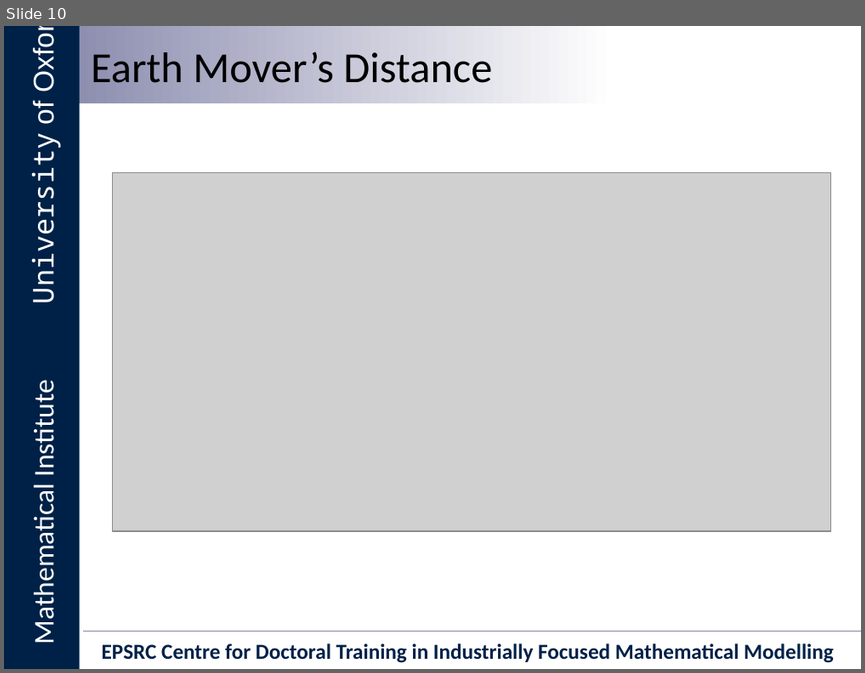
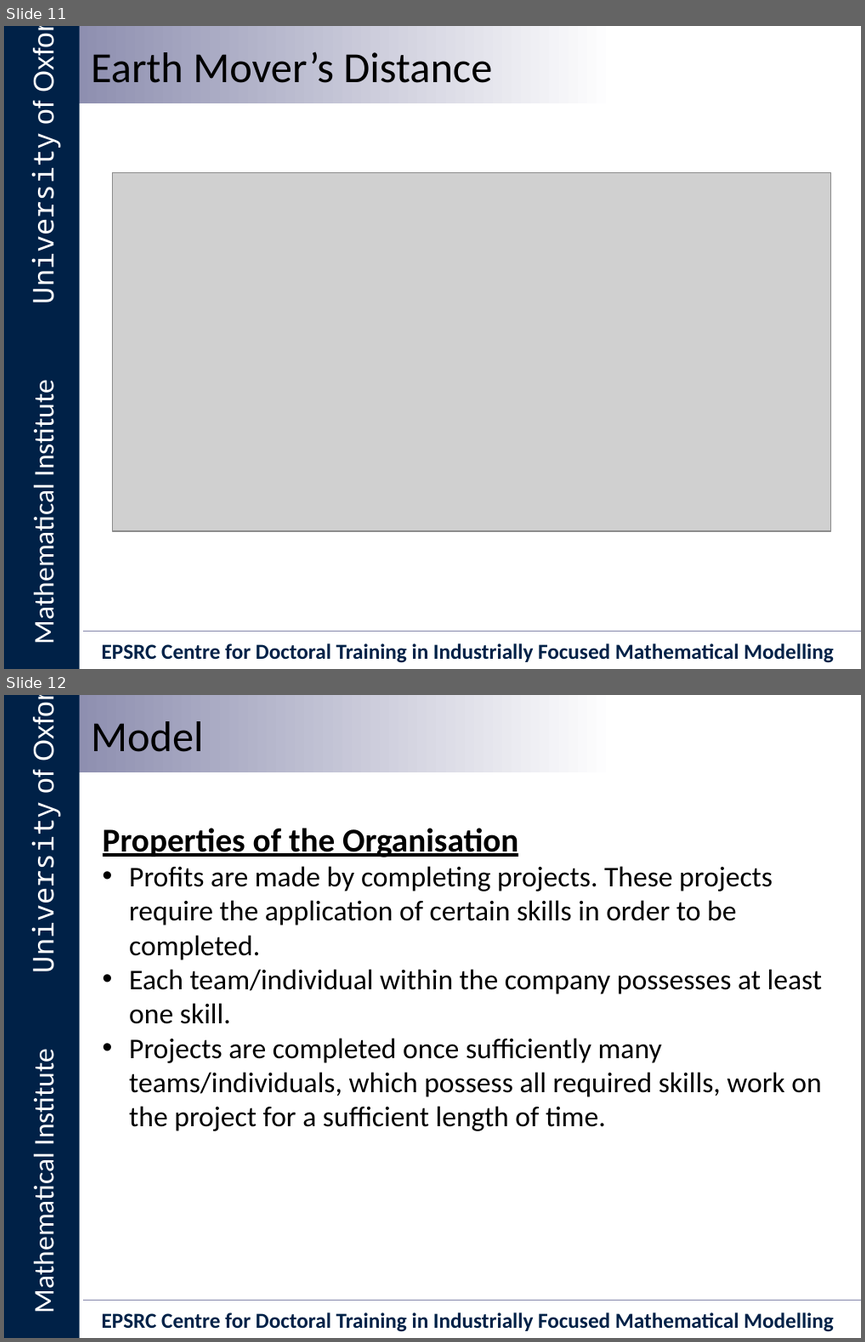
Before and after one commit to Ectheleon/IIT-Mini-Project, a slide deck: Writeup/Presentation/Integrated Information Theory for Organisational Consciousness.pptx. Shown one above the other, each under a label of ours: slide 10 before the commit, slides 11 and 12 after it. The pictures are 865x673 and 865x1342 pixels, drawn with LibreOffice and Linux fonts; fonts in the diff are those of the drawing; grey boxes stand for pictures; background and template pictures are left out. Boxes give left, top, right and bottom in pixels: in the first picture for what was removed or moved away, otherwise in the second. Text is boxed around its words. In the diff, an @@ line names an element or a change of style, - is before the commit and + after.

Commit message:
Added slides describing model. Nearly finished...

```diff
--- a/Writeup/Presentation/Integrated Information Theory for Organisational Consciousness.pptx
+++ b/Writeup/Presentation/Integrated Information Theory for Organisational Consciousness.pptx
@@ slide 12 added at [4, 695, 861, 1338], background #FFFFFF; not listed: 6 template elements that a slide beside it also shows @@
@@ text added at [91, 721, 204, 752], 36 pt, text #000000 @@
+Model
@@ text added at [103, 828, 822, 1131], 24 pt, text #000000 @@
+Properties of the Organisation
+• Profits are made by completing projects. These projects require the application of certain skills in order to be completed.
+• Each team/individual within the company possesses at least one skill.
+• Projects are completed once sufficiently many teams/individuals, which possess all required skills, work on the project for a sufficient length of time.
@@ what was slide 10 is now slide 11 @@
```
Also in this commit, not shown: 7 other slides added, 1 slide removed.
